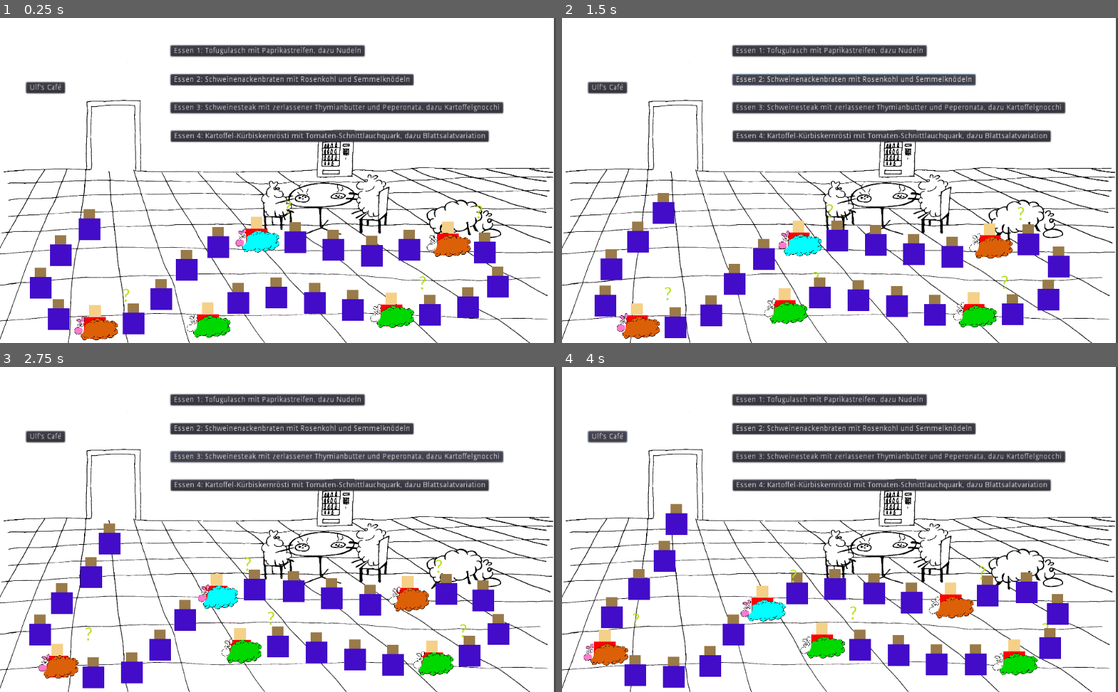
Above: before the commit, frames 1-4 (two rows, left to right).
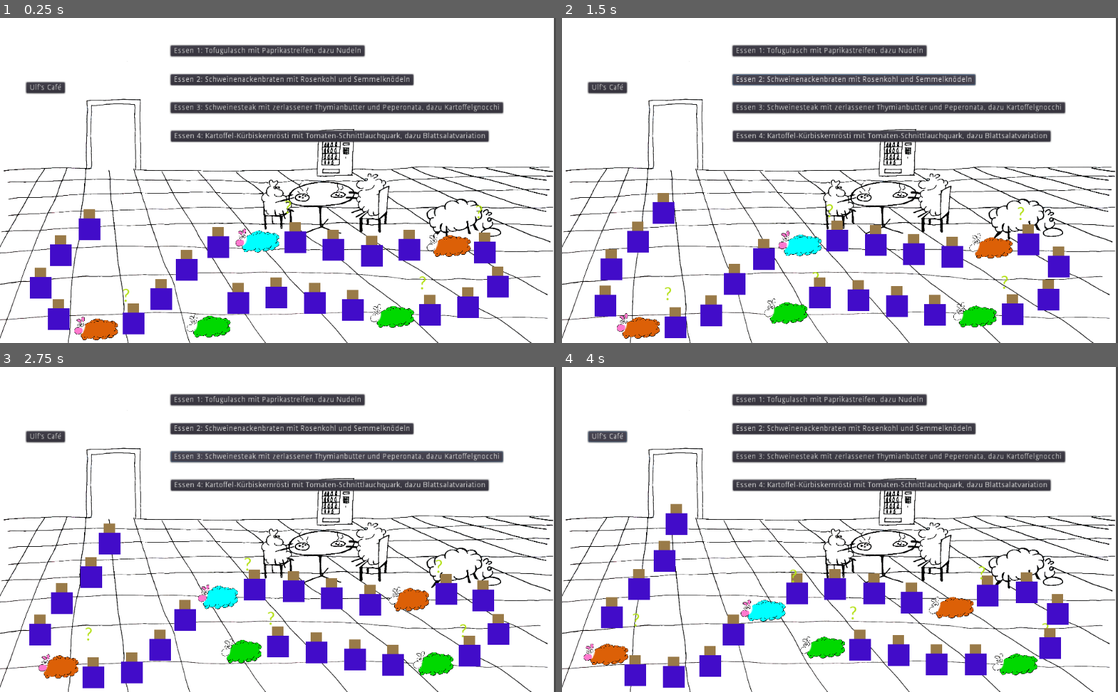
Above: after the commit, the same moments.

Repository: onsetsu/HPIGameJam
Game: Godot game, scene res://Scenes/Mensa.tscn
The game is run twice, just before and just after one commit, with the same random seed, the same clock (stepped at 60 frames per second) and the same inputs.
Inputs:
- Up to frame 1 (0.25 s): no input
- Up to frame 2 (1.5 s): click "Essen 1: Tofugulasch mit Papr…" at 0.5 s; click "Essen 2: Schweinenackenbraten…" at 1.25 s
- Up to frame 3 (2.75 s): click "Essen 3: Schweinesteak mit ze…" at 2 s
- Up to frame 4 (4 s): click "Essen 4: Kartoffel-Kürbiskern…" at 2.75 s; click "Ulf's Café" at 3.5 s

The runs differ from the first frame. In frame 1, 8.0% of the frame differs, in the area x 0-100%, y 24-100%; in frame 2, 8.0%; in frame 3, 7.9%; in frame 4, 8.1%.

Commit message:
reworked sheep click registrierung

Diff:
--- a/Scenes/Mensa.tscn
+++ b/Scenes/Mensa.tscn
@@ -1,20 +1,25 @@
-[gd_scene load_steps=6 format=2]
+[gd_scene load_steps=8 format=2]
 
 [ext_resource path="res://Scripts/Mensa.gd" type="Script" id=1]
 [ext_resource path="res://Sprites/Mensaschafe_klein.png" type="Texture" id=2]
 [ext_resource path="res://Scenes/Dish.tscn" type="PackedScene" id=3]
 [ext_resource path="res://Scenes/Queue.tscn" type="PackedScene" id=4]
 [ext_resource path="res://Scenes/Sheep_Details.tscn" type="PackedScene" id=5]
+[ext_resource path="res://Scripts/Mensa_Area.gd" type="Script" id=6]
+
+[sub_resource type="RectangleShape2D" id=1]
+extents = Vector2( 1.275, 0.875 )
 
 [node name="Mensa" type="Node2D"]
 script = ExtResource( 1 )
 
 [node name="Sprite" type="Sprite" parent="."]
-position = Vector2( 510, 321.915 )
+position = Vector2( 510, 320 )
 scale = Vector2( 0.550162, 0.499426 )
 texture = ExtResource( 2 )
 
 [node name="dishes" type="Node2D" parent="."]
+editor/display_folded = true
 position = Vector2( 314.366, 50.692 )
 
 [node name="Tofugulasch" parent="dishes" instance=ExtResource( 3 )]
@@ -56,6 +61,7 @@
 [node name="Queue" parent="end_point" instance=ExtResource( 4 )]
 
 [node name="more_dishes" type="Node2D" parent="."]
+editor/display_folded = true
 position = Vector2( 15.4893, -75.4089 )
 __meta__ = {
 "_edit_group_": true
@@ -158,3 +164,13 @@
 
 [node name="details" parent="." instance=ExtResource( 5 )]
 position = Vector2( 496.044, 36.744 )
+
+[node name="Area2D" type="Area2D" parent="."]
+position = Vector2( 90, 60 )
+scale = Vector2( 20, 20 )
+script = ExtResource( 6 )
+
+[node name="CollisionShape2D" type="CollisionShape2D" parent="Area2D"]
+position = Vector2( 21, 13 )
+scale = Vector2( 20, 20 )
+shape = SubResource( 1 )
--- a/Scenes/Sheep.tscn
+++ b/Scenes/Sheep.tscn
@@ -1,30 +1,21 @@
-[gd_scene load_steps=5 format=2]
+[gd_scene load_steps=7 format=2]
 
 [ext_resource path="res://Scripts/Sheep.gd" type="Script" id=1]
 [ext_resource path="res://Lato-Regular.ttf" type="DynamicFontData" id=2]
 [ext_resource path="res://Scenes/Sheep_Graphic.tscn" type="PackedScene" id=3]
+[ext_resource path="res://Scripts/Sheep_Area.gd" type="Script" id=4]
 
 [sub_resource type="DynamicFont" id=1]
 size = 32
 font_data = ExtResource( 2 )
 
+[sub_resource type="CapsuleShape2D" id=2]
+custom_solver_bias = 0.803
+radius = 10.1538
+height = 21.8413
+
 [node name="Sheep" type="Node2D"]
 script = ExtResource( 1 )
-
-[node name="body" type="ColorRect" parent="."]
-margin_left = -19.0
-margin_top = -19.95
-margin_right = 21.0
-margin_bottom = 20.05
-color = Color( 0.901961, 0.615686, 0.0666667, 1 )
-
-[node name="head" type="ColorRect" parent="."]
-margin_left = -9.5
-margin_top = -41.8
-margin_right = 30.5
-margin_bottom = -1.79999
-rect_scale = Vector2( 0.542294, 0.542294 )
-color = Color( 0.964706, 0.819608, 0.537255, 1 )
 
 [node name="assigned_dish" type="Label" parent="."]
 show_behind_parent = true
@@ -40,3 +31,14 @@
 
 [node name="graphic" parent="." instance=ExtResource( 3 )]
 scale = Vector2( 0.02, 0.02 )
+
+[node name="Sheep_Area" type="Area2D" parent="graphic"]
+gravity = 0.0
+linear_damp = 0.0
+angular_damp = 0.0
+script = ExtResource( 4 )
+
+[node name="Sheep_Shape" type="CollisionShape2D" parent="graphic/Sheep_Area"]
+position = Vector2( 99.201, 136.805 )
+scale = Vector2( 210, 57 )
+shape = SubResource( 2 )
--- a/Scenes/Sheep_Graphic.tscn
+++ b/Scenes/Sheep_Graphic.tscn
@@ -78,7 +78,7 @@
 
 [node name="body" type="Node2D" parent="."]
 editor/display_folded = true
-position = Vector2( -21.7323, 90.1254 )
+position = Vector2( -20, 90 )
 rotation = -0.000161059
 scale = Vector2( 1.09528, 1.00471 )
 __meta__ = {
--- a/Scripts/Mensa.gd
+++ b/Scripts/Mensa.gd
@@ -8,6 +8,19 @@
 
 func _process(delta):
     pass
+
+func _draw():
+	print('draw')
+	draw_line(Vector2(2,2), Vector2(200, 200), Color(255,0,0), 10, true)
+
+# sheep events
+# ------------------------------------------------------------------------
+
+func clicked_on_sheep(sheep):
+	selected_sheep(sheep)
+
+func hovering_over_sheep(sheep):
+	pass
 
 # show details
 # -------------------------------------------------------------------------
--- /dev/null
+++ b/Scripts/Mensa_Area.gd
@@ -0,0 +1,19 @@
+extends Area2D
+
+# Declare member variables here. Examples:
+# var a = 2
+# var b = "text"
+
+# Called when the node enters the scene tree for the first time.
+onready var Mensa = get_tree().get_root().get_node('Mensa')
+
+func _ready():
+	pass # Replace with function body.
+
+func _input_event(viewport, event, shape_idx):
+	if event is InputEventMouseButton and event.button_index == BUTTON_LEFT and event.is_pressed():
+		Mensa.hide_details()
+
+# Called every frame. 'delta' is the elapsed time since the previous frame.
+#func _process(delta):
+#	pass
--- a/Scripts/Sheep.gd
+++ b/Scripts/Sheep.gd
@@ -3,7 +3,6 @@
 onready var Mensa = get_tree().get_root().get_node('Mensa')
 
 var assigned_dish
-var released = false
 
 enum FUR_COLOR{
 	green,
@@ -52,8 +51,6 @@
     return get_tree().get_nodes_in_group(name).size()
 
 func _process(delta):
-	$body.color = Color(1,0,0)
-
 	if assigned_dish:
 		if assigned_dish == 5:
 			$assigned_dish.text = 'U'
@@ -62,52 +59,8 @@
 	else:
 		$assigned_dish.text = '?'
 
-	if not released:
-		interact()
-
-func interact():
-    if is_in_group('hovered'):
-        $body.color = Color(0,0,1)
-    if is_in_group('selected'):
-        $body.color = Color(0,1,0)
-
-    var hovered = is_hovered()
-    var num_hovered = group_size("hovered")
-    if hovered && (num_hovered == 0 || (num_hovered == 1) && is_in_group('hovered')):
-        add_to_group('hovered')
-    else:
-        if is_in_group('hovered'):
-            remove_from_group('hovered')
-
-    if is_in_group('hovered') && Input.is_action_just_pressed('click'):
-        clear_select()
-        add_to_group('selected')
-        select()
-
-func select():
-    Mensa.selected_sheep(self)
-
-func clear_select():
-    for sheep in get_tree().get_nodes_in_group('selected'):
-        sheep.unselect()
-
-func unselect():
-    remove_from_group('selected')
-    Mensa.unselected_sheep(self)
-
-func is_hovered():
-    var mouse_pos = get_global_mouse_position()
-    var pos = get_global_transform().xform(Vector2(0,0))
-    return pos.distance_to(mouse_pos) <= 150
-
 func end_reached():
-    released = true
-    remove_from_group('hovered')
-    remove_from_group('selected')
-
-    unselect()
     Mensa.check(self)
-    #queue_free()
 
 func assign_dish(dish):
     assigned_dish = dish._number
--- /dev/null
+++ b/Scripts/Sheep_Area.gd
@@ -0,0 +1,21 @@
+extends Area2D
+
+# Declare member variables here. Examples:
+# var a = 2
+# var b = "text"
+
+onready var Mensa = get_tree().get_root().get_node('Mensa')
+
+# Called when the node enters the scene tree for the first time.
+func _ready():
+	pass # Replace with function body.
+
+func _input_event(viewport, event, shape_idx):
+	if event is InputEventMouseButton and event.button_index == BUTTON_LEFT and event.is_pressed():
+		Mensa.clicked_on_sheep(get_parent().get_parent())
+	elif event is InputEventMouseMotion:
+		Mensa.hovering_over_sheep(get_parent().get_parent())
+
+# Called every frame. 'delta' is the elapsed time since the previous frame.
+#func _process(delta):
+#	pass
--- a/Scripts/Sheep_Graphic.gd
+++ b/Scripts/Sheep_Graphic.gd
@@ -6,11 +6,11 @@
 
 # Called when the node enters the scene tree for the first time.
 func _ready():
-    pass # Replace with function body.
+	pass
 
 # Called every frame. 'delta' is the elapsed time since the previous frame.
-#func _process(delta):
-#    pass
+func _process(delta):
+    pass
 
 func display(sheep):
     # FUR
--- a/project.godot
+++ b/project.godot
@@ -19,11 +19,6 @@
 run/main_scene="res://Scenes/Mensa.tscn"
 config/icon="res://icon.png"
 
-[display]
-
-window/stretch/mode="viewport"
-window/stretch/aspect="keep"
-
 [input]
 
 click={
Not shown, added: Sprites/Schafmuster_Karo.png.import
Not shown, added: Sprites/Schafmuster_Punkte.png.import
Not shown, added: Sprites/Schafmuster_Streifen.png.import
Not shown, added: .~lock.Manual.docx#
